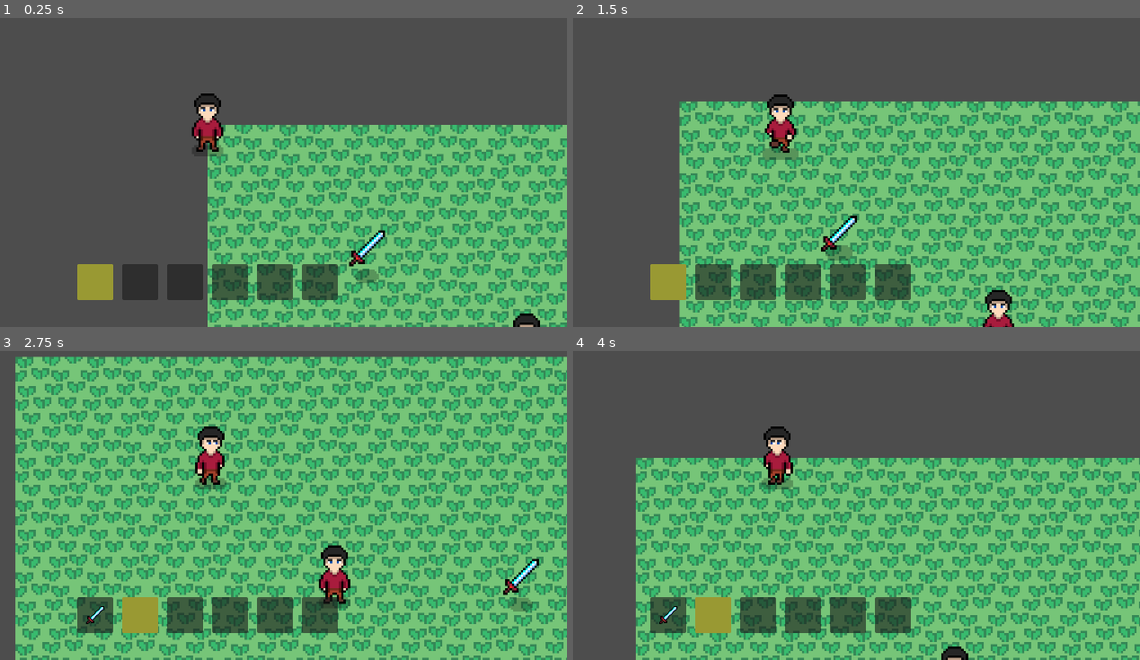
Above: before the commit, frames 1-4 (two rows, left to right).
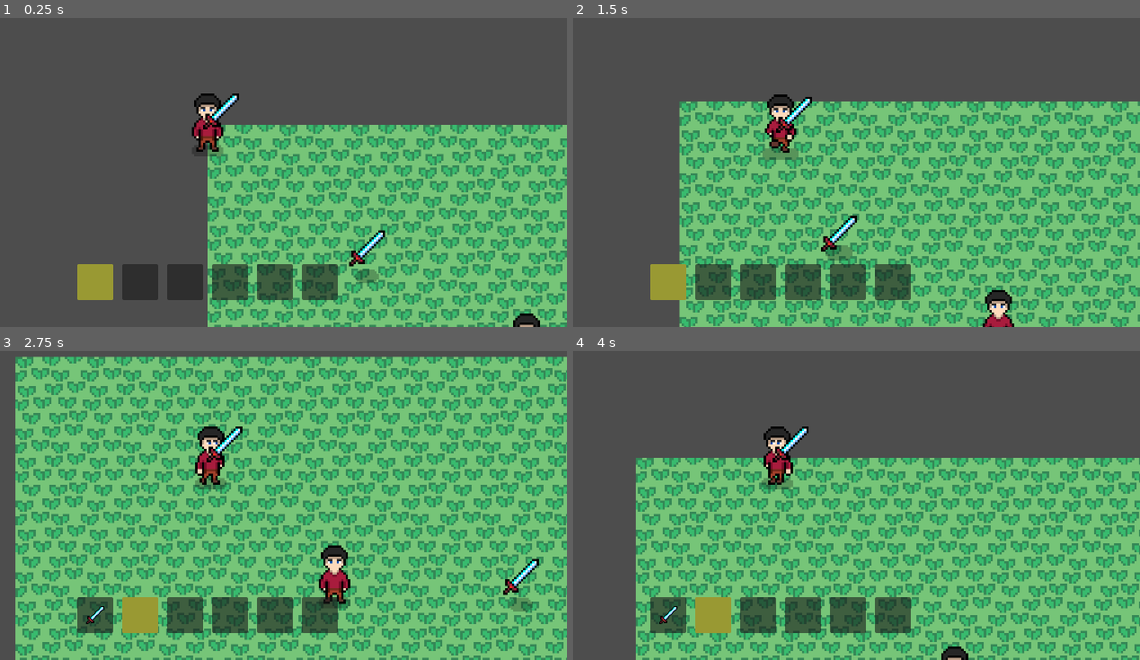
Above: after the commit, the same moments.

Repository: QuocKhangDA22TTD/rpg_game
Game: Godot game, scene res://scenes/demo.tscn
Same seed, same stepped clock (60 frames per second), same inputs: the game is played once before the commit and once after it.
Inputs (mouse positions are in pixels of both pictures, inside the frame that each line leads up to):
- Up to frame 1 (0.25 s): no input
- Up to frame 2 (1.5 s): move the mouse to (941, 104) at 0.52 s; hold Right (ui_right) 0.53-1.28 s; hold Mouse wheel up (hotbar_next) 0.53-1.28 s; move the mouse to (635, 144) at 1.27 s; hold Down (ui_down) from 1.28 s (still down); tap Mouse wheel down (hotbar_previous) at 1.35 s
- Up to frame 3 (2.75 s): move the mouse to (277, 369) at 2.02 s; release Down (ui_down) at 2.03 s; hold Right (ui_right) from 2.03 s (still down); hold Mouse wheel up (hotbar_next) from 2.03 s (still down)
- Up to frame 4 (4 s): move the mouse to (743, 539) at 2.77 s; release Right (ui_right) at 2.78 s; release Mouse wheel up (hotbar_next) at 2.78 s; hold Up (ui_up) 2.78-3.53 s; tap Mouse wheel down (hotbar_previous) at 2.85 s; move the mouse to (998, 517) at 3.52 s; hold Left (ui_left) from 3.53 s (still down); hold Mouse wheel up (hotbar_next) from 3.53 s (still down)

The runs differ from the first frame. In frame 1, 0.2% of the frame differs, in the area x 35-43%, y 24-37%; in frame 2, 0.2%; in frame 3, 0.2%; in frame 4, 0.2%.

Commit message:
Thêm vào 2 animation là slash_down và slash_up trong node AnimatinoWeapon của scene player.

Diff:
--- a/scenes/player.tscn
+++ b/scenes/player.tscn
@@ -2,6 +2,7 @@
 
 [ext_resource type="Texture2D" uid="uid://duplrhxctrtde" path="res://assets/player.png" id="1_3vyb7"]
 [ext_resource type="Script" uid="uid://dvilgeii024ul" path="res://scripts/player.gd" id="1_g2els"]
+[ext_resource type="Texture2D" uid="uid://833exq3glr5w" path="res://assets/sword.png" id="3_qhqgy"]
 
 [sub_resource type="Animation" id="Animation_g2els"]
 length = 0.001
@@ -81,6 +82,16 @@
 "update": 1,
 "values": [16, 17]
 }
+tracks/1/type = "animation"
+tracks/1/imported = false
+tracks/1/enabled = true
+tracks/1/path = NodePath("WeaponVisual/AnimationWeapon")
+tracks/1/interp = 1
+tracks/1/loop_wrap = true
+tracks/1/keys = {
+"clips": PackedStringArray("slash_down"),
+"times": PackedFloat32Array(0)
+}
 
 [sub_resource type="Animation" id="Animation_ur7pv"]
 resource_name = "melee_attack_side"
@@ -122,6 +133,16 @@
 "transitions": PackedFloat32Array(0, 0),
 "update": 1,
 "values": [24, 25]
+}
+tracks/1/type = "animation"
+tracks/1/imported = false
+tracks/1/enabled = true
+tracks/1/path = NodePath("WeaponVisual/AnimationWeapon")
+tracks/1/interp = 1
+tracks/1/loop_wrap = true
+tracks/1/keys = {
+"clips": PackedStringArray("slash_up"),
+"times": PackedFloat32Array(0)
 }
 
 [sub_resource type="Animation" id="Animation_fjrip"]
@@ -219,6 +240,34 @@
 "values": [0.0]
 }
 
+[sub_resource type="Animation" id="Animation_f1ej7"]
+resource_name = "slash_down"
+length = 0.3
+tracks/0/type = "value"
+tracks/0/imported = false
+tracks/0/enabled = true
+tracks/0/path = NodePath("WeaponPivot/WeaponSprite2D:position")
+tracks/0/interp = 1
+tracks/0/loop_wrap = true
+tracks/0/keys = {
+"times": PackedFloat32Array(0, 0.15),
+"transitions": PackedFloat32Array(0, 0),
+"update": 0,
+"values": [Vector2(1, 4), Vector2(-7, 6)]
+}
+tracks/1/type = "value"
+tracks/1/imported = false
+tracks/1/enabled = true
+tracks/1/path = NodePath("WeaponPivot/WeaponSprite2D:rotation")
+tracks/1/interp = 1
+tracks/1/loop_wrap = true
+tracks/1/keys = {
+"times": PackedFloat32Array(0, 0.15),
+"transitions": PackedFloat32Array(0, 0),
+"update": 0,
+"values": [0.5235987755982988, 3.4121186876489142]
+}
+
 [sub_resource type="Animation" id="Animation_jej6c"]
 resource_name = "slash_side"
 length = 0.3
@@ -245,12 +294,42 @@
 "transitions": PackedFloat32Array(0, 0),
 "update": 0,
 "values": [-0.5235987755982988, 2.792526803190927]
+}
+
+[sub_resource type="Animation" id="Animation_oprun"]
+resource_name = "slash_up"
+length = 0.3
+tracks/0/type = "value"
+tracks/0/imported = false
+tracks/0/enabled = true
+tracks/0/path = NodePath("WeaponPivot/WeaponSprite2D:position")
+tracks/0/interp = 1
+tracks/0/loop_wrap = true
+tracks/0/keys = {
+"times": PackedFloat32Array(0, 0.15),
+"transitions": PackedFloat32Array(0, 0),
+"update": 0,
+"values": [Vector2(-1, 0), Vector2(6, 5)]
+}
+tracks/1/type = "value"
+tracks/1/imported = false
+tracks/1/enabled = true
+tracks/1/path = NodePath("WeaponPivot/WeaponSprite2D:rotation")
+tracks/1/interp = 1
+tracks/1/loop_wrap = true
+tracks/1/keys = {
+"times": PackedFloat32Array(0, 0.15),
+"transitions": PackedFloat32Array(0, 0),
+"update": 0,
+"values": [-2.0943951023931953, 1.3089969389957472]
 }
 
 [sub_resource type="AnimationLibrary" id="AnimationLibrary_f1ej7"]
 _data = {
 &"RESET": SubResource("Animation_3v2ag"),
-&"slash_side": SubResource("Animation_jej6c")
+&"slash_down": SubResource("Animation_f1ej7"),
+&"slash_side": SubResource("Animation_jej6c"),
+&"slash_up": SubResource("Animation_oprun")
 }
 
 [node name="Player" type="CharacterBody2D" unique_id=955801447 node_paths=PackedStringArray("camera_2d", "animation_player", "sprite_2d")]
@@ -281,6 +360,7 @@
 [node name="WeaponPivot" type="Node2D" parent="WeaponVisual" unique_id=396260175]
 
 [node name="WeaponSprite2D" type="Sprite2D" parent="WeaponVisual/WeaponPivot" unique_id=1626332226]
+texture = ExtResource("3_qhqgy")
 offset = Vector2(6, -6)
 
 [node name="AnimationWeapon" type="AnimationPlayer" parent="WeaponVisual" unique_id=1054018421]
